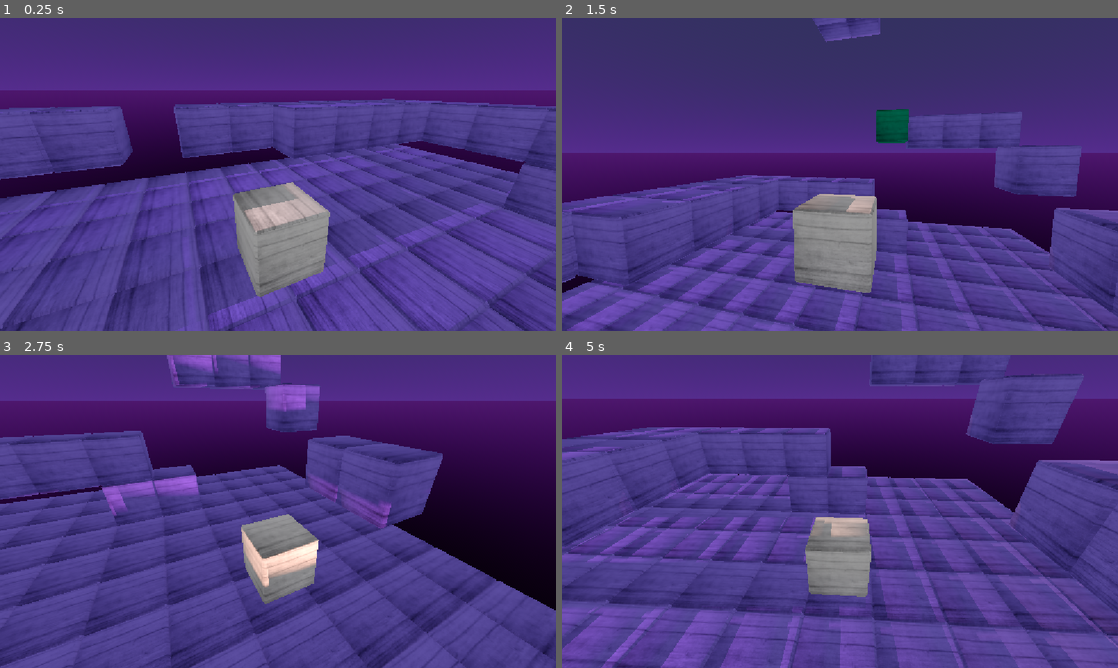
Above: before the commit, frames 1-4 (two rows, left to right).
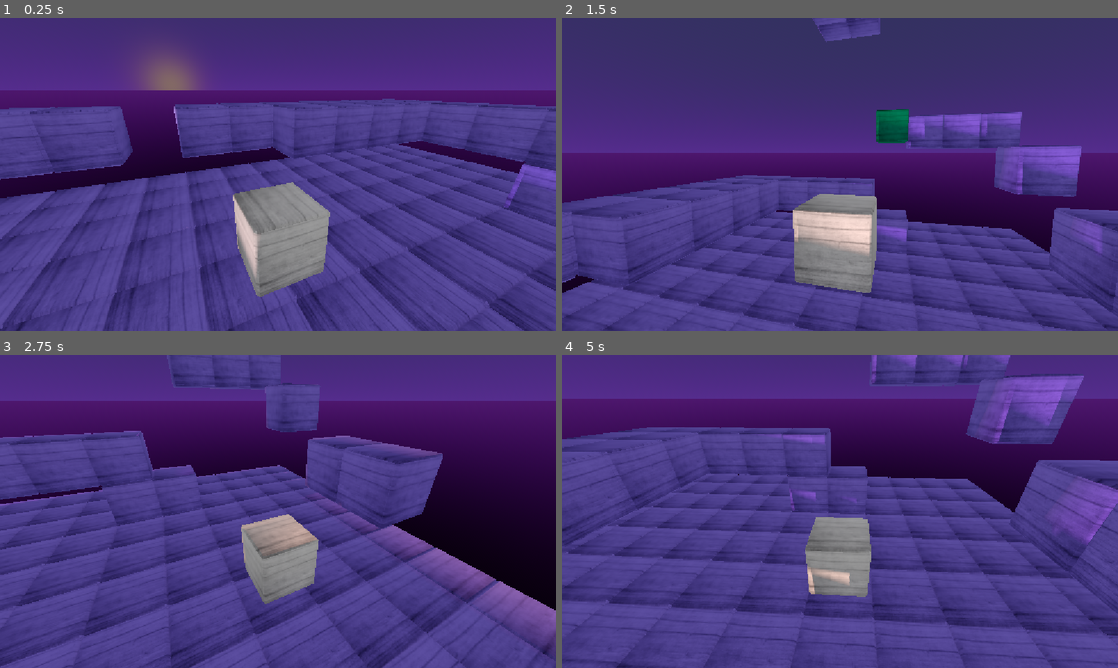
Above: after the commit, the same moments.

Repository: TheIon1/Claude
Game: Godot game, scene res://level.tscn
The game is run twice, just before and just after one commit, with the same random seed, the same clock (stepped at 60 frames per second) and the same inputs.
Inputs (mouse positions are in pixels of both pictures, inside the frame that each line leads up to):
- Up to frame 1 (0.25 s): no input
- Up to frame 2 (1.5 s): tap Enter at 0.5 s; move the mouse to (962, 158) at 0.52 s; hold D (move_right) 0.53-1.25 s; tap 1 at 0.6 s; click (962, 158) at 0.67 s; tap Space (jump) at 0.77 s; drag from (728, 190) to (812, 237) at 1.27 s
- Up to frame 3 (2.75 s): move the mouse to (333, 442) at 2.02 s; hold D (move_right) from 2.03 s (still down); tap 3 at 2.1 s
- Up to frame 4 (5 s): release D (move_right) at 2.75 s; drag from (812, 574) to (673, 464) at 2.77 s; move the mouse to (1006, 558) at 3.52 s; hold A (move_left) 3.53-4.25 s; tap 1 at 3.6 s; tap Space (jump) at 3.77 s; drag from (673, 464) to (756, 433) at 4.27 s

The runs differ from the first frame. In frame 1, 8.8% of the frame differs, in the area x 0-100%, y 11-100%; in frame 2, 8.5%; in frame 3, 7.0%; in frame 4, 10%, in the area x 0-100%, y 0-100%.

Commit message:
Fix sun direction: flip azimuth by 180° to align with compass
The DirectionalLight3D's -Z axis points where light is SHINING (toward
shadows), but the compass shows where the sun IS (the light source).

Fixed by adding 180° to azimuth calculation, so:
- When sun shows on compass (above horizon) → Light shines down → Daytime
- When moon shows on compass (sun below) → No/dim light → Nighttime

Before: Sun on compass = night, Moon on compass = day (backwards)
After: Sun on compass = day, Moon on compass = night (correct)

The light now shines FROM the sun's position shown on the compass.

Diff:
--- a/godot_kinematic_character/day_night_cycle.gd
+++ b/godot_kinematic_character/day_night_cycle.gd
@@ -65,7 +65,8 @@
 
 	# Horizontal angle (azimuth) - sun moves east to west
 	# Add sun_east_direction offset to align with world directions
-	var azimuth := time_angle + sun_east_direction - 90.0
+	# Add 180° to flip direction (light shines FROM sun, not TOWARD it)
+	var azimuth := time_angle + sun_east_direction - 90.0 + 180.0
 
 	# Convert to rotation
 	# Pitch (X rotation): elevation angle
